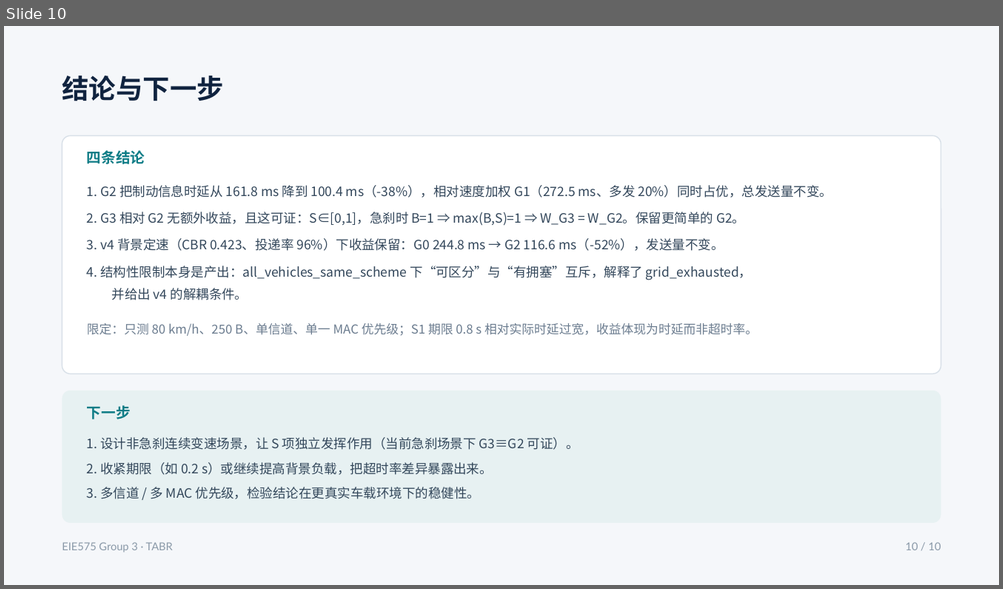
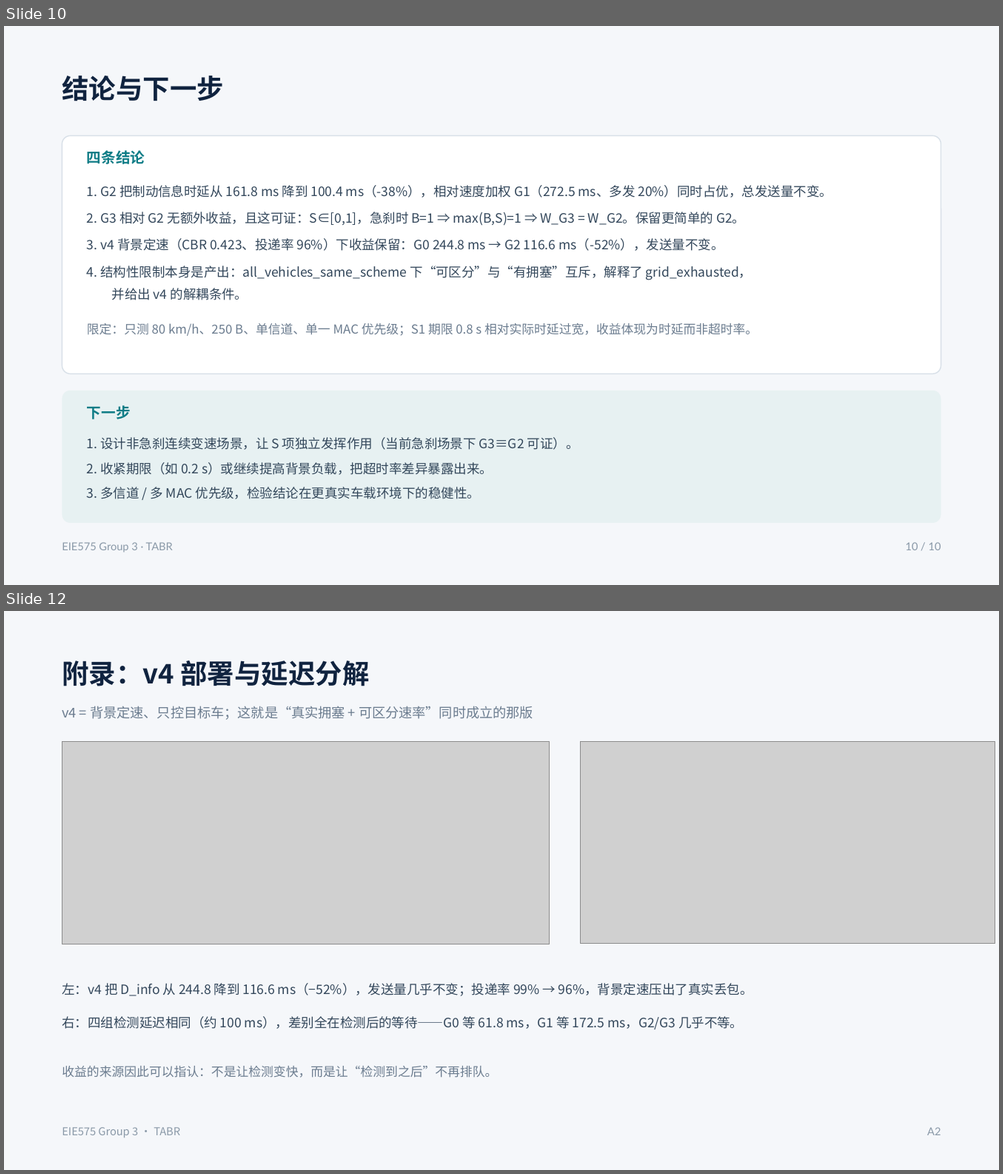
Before and after one commit to han088693-debug/EIE575-Project, a slide deck: TABR_project/docs/deck/EIE575_TABR_deck.pptx. Shown one above the other, each under a label of ours: slide 10 before the commit, slides 10 and 12 after it; the slides between them are not shown. The pictures are 1003x589 and 1003x1174 pixels, drawn with LibreOffice and Linux fonts; fonts in the diff are those of the drawing; grey boxes stand for pictures. Boxes give left, top, right and bottom in pixels: in the first picture for what was removed or moved away, otherwise in the second. Text is boxed around its words. In the diff, an @@ line names an element or a change of style, - is before the commit and + after.

```diff
--- a/TABR_project/docs/deck/EIE575_TABR_deck.pptx
+++ b/TABR_project/docs/deck/EIE575_TABR_deck.pptx
@@ slide 12 added at (x1=4, y1=611, x2=999, y2=1170), background #FFFFFF @@
@@ rectangle added at (x1=4, y1=611, x2=999, y2=1170), fill #F5F7FA @@
@@ text added at (x1=62, y1=661, x2=370, y2=686), 26 pt, text #10233F, bold @@
+附录：v4 部署与延迟分解
@@ text added at (x1=62, y1=706, x2=533, y2=720), 13 pt, text #6B7C8F @@
+v4 = 背景定速、只控目标车；这就是“真实拥塞 + 可区分速率”同时成立的那版
@@ picture added at (x1=62, y1=741, x2=549, y2=945) @@
@@ picture added at (x1=580, y1=741, x2=995, y2=944) @@
@@ text added at (x1=62, y1=983, x2=753, y2=997), 12.5 pt, text #33475B @@
+左：v4 把 D_info 从 244.8 降到 116.6 ms（−52%），发送量几乎不变；投递率 99% → 96%，背景定速压出了真实丢包。
@@ text added at (x1=62, y1=1017, x2=743, y2=1030), 12.5 pt, text #33475B @@
+右：四组检测延迟相同（约 100 ms），差别全在检测后的等待——G0 等 61.8 ms，G1 等 172.5 ms，G2/G3 几乎不等。
@@ text added at (x1=62, y1=1066, x2=497, y2=1078), 12 pt, text #6B7C8F @@
+收益的来源因此可以指认：不是让检测变快，而是让“检测到之后”不再排队。
@@ text added at (x1=62, y1=1128, x2=180, y2=1138), 10.5 pt, text #8A99A8 @@
+EIE575 Group 3 · TABR
@@ text added at (x1=927, y1=1128, x2=940, y2=1136), 10.5 pt, text #8A99A8 @@
+A2
```
Also in this commit, not shown: 1 other slide added, 9 other files.
